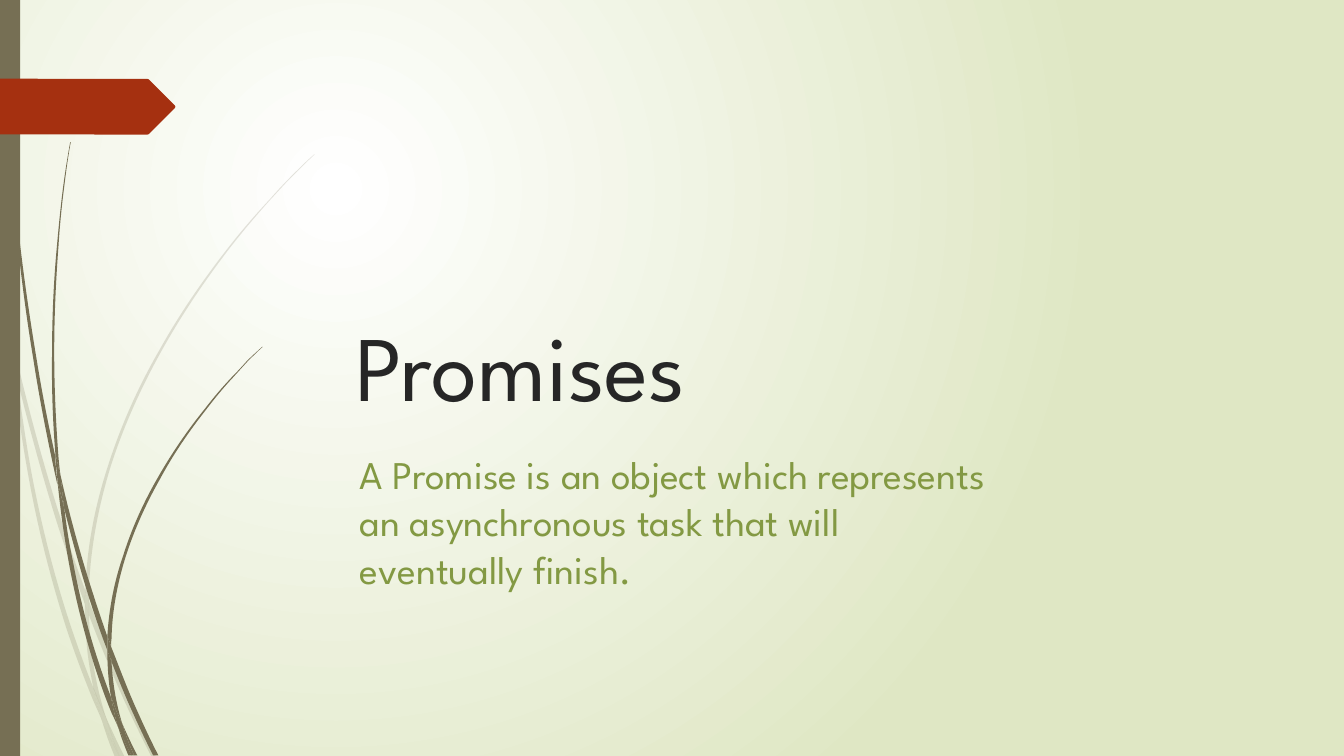
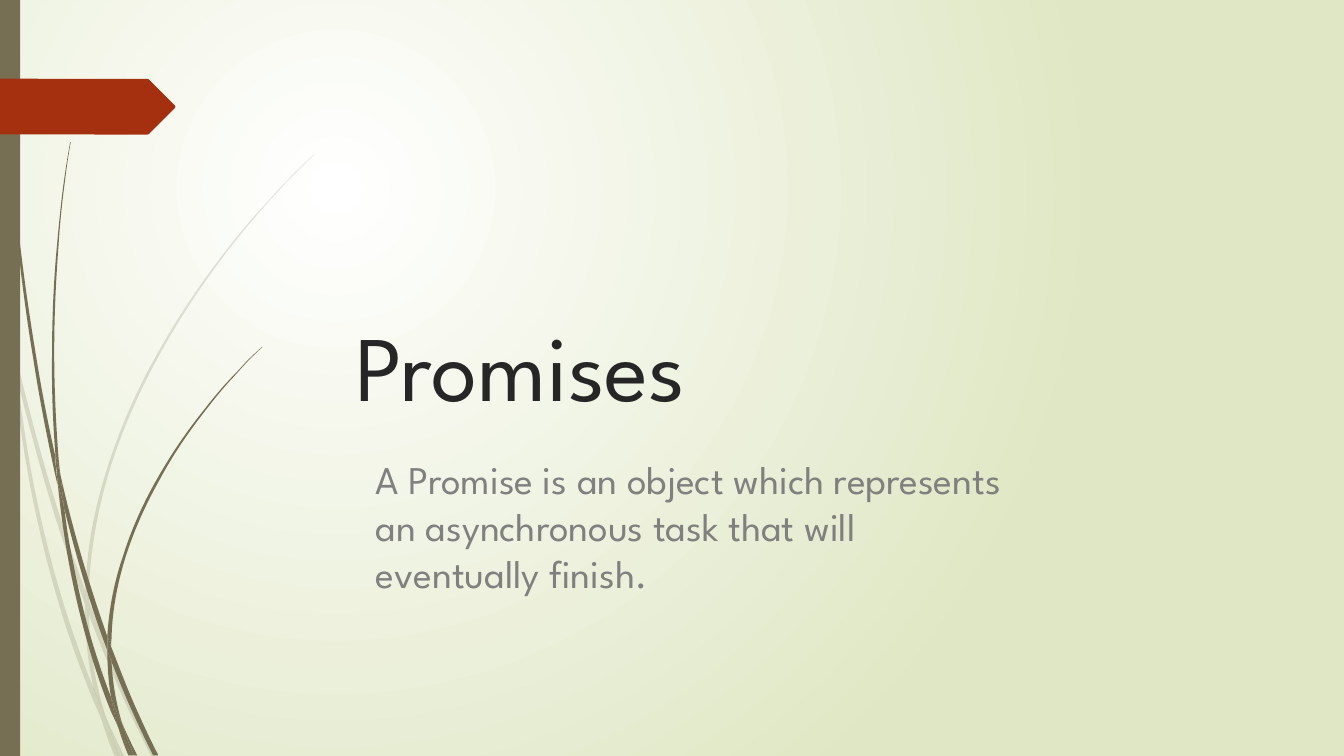
Before and after one commit to AnkitPrakash687/sphero_tutorial, a slide deck: slide 6 of SPHERO.pptx. Drawn at 1344x756 pixels with LibreOffice and Linux fonts; fonts in the diff are those of the drawing. Boxes give left, top, right and bottom in pixels: in the first picture for what was removed or moved away, otherwise in the second. Text is boxed around its words. In the diff, an @@ line names an element or a change of style, - is before the commit and + after.

Commit message:
updated async and await part of PPT

```diff
--- a/SPHERO.pptx
+++ b/SPHERO.pptx
@@ text "A Promise is an object ..." moved from (x1=360, y1=462, x2=985, y2=592) to (x1=376, y1=467, x2=1001, y2=596) @@
@@ text "A Promise is an object ..." at (x1=376, y1=467, x2=1001, y2=596): text colour #839943 to #808080 @@
```
Also in this commit, not shown: 2 other slides changed.
